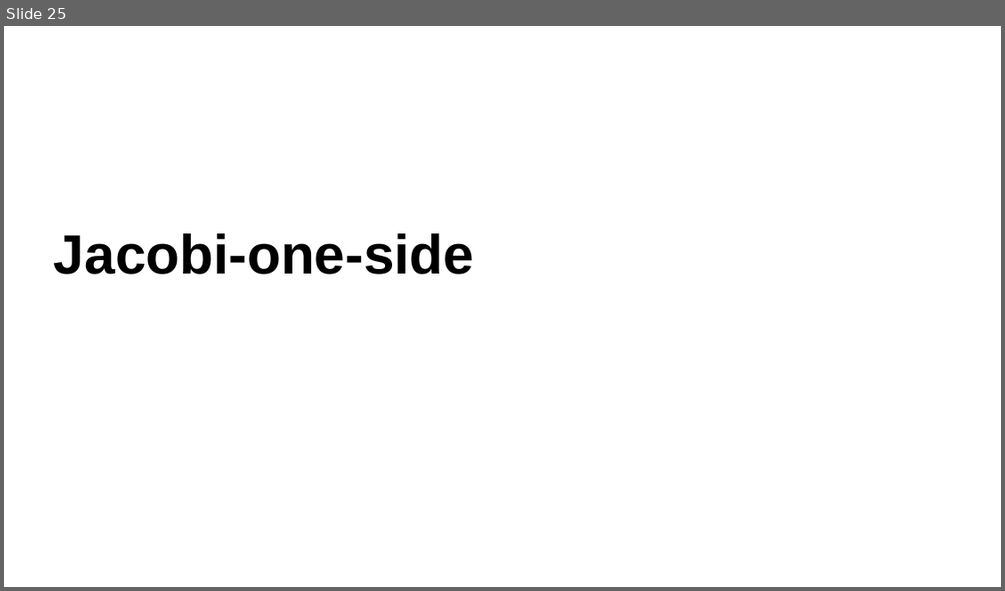
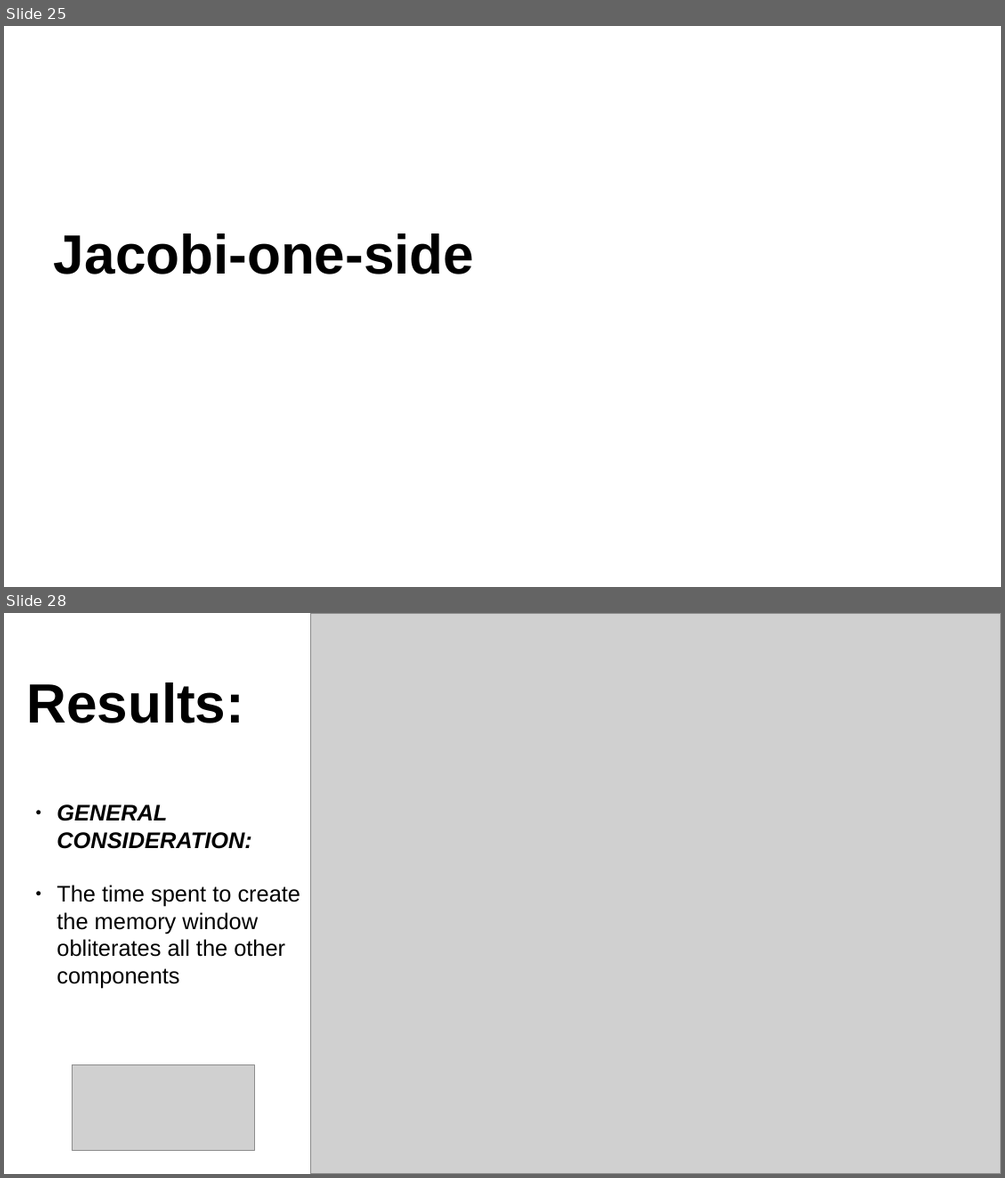
Before and after one commit to IsacPasianotto/Parallel-Programming-HPC, a slide deck: presentation.odp. Shown one above the other, each under a label of ours: slide 25 before the commit, slides 25 and 28 after it; the slides between them are not shown. The pictures are 1005x591 and 1005x1178 pixels, drawn with LibreOffice and Linux fonts; fonts in the diff are those of the drawing; grey boxes stand for pictures. Boxes give left, top, right and bottom in pixels: in the first picture for what was removed or moved away, otherwise in the second. Text is boxed around its words. In the diff, an @@ line names an element or a change of style, - is before the commit and + after.

```diff
--- a/presentation.odp
+++ b/presentation.odp
@@ slide 28 added at (x1=4, y1=613, x2=1001, y2=1174), background #FFFFFF @@
@@ picture added at (x1=311, y1=613, x2=1001, y2=1174) @@
@@ title added at (x1=26, y1=682, x2=244, y2=723), 44 pt, text #000000, bold @@
+Results:
@@ text added at (x1=57, y1=804, x2=301, y2=988), 18 pt, text #000000 @@
+● GENERAL CONSIDERATION:
+● The time spent to create the memory window obliterates all the other components
@@ picture added at (x1=72, y1=1065, x2=255, y2=1151) @@
```
Also in this commit, not shown: 1 slide changed, 7 other slides added, 2 other files.
